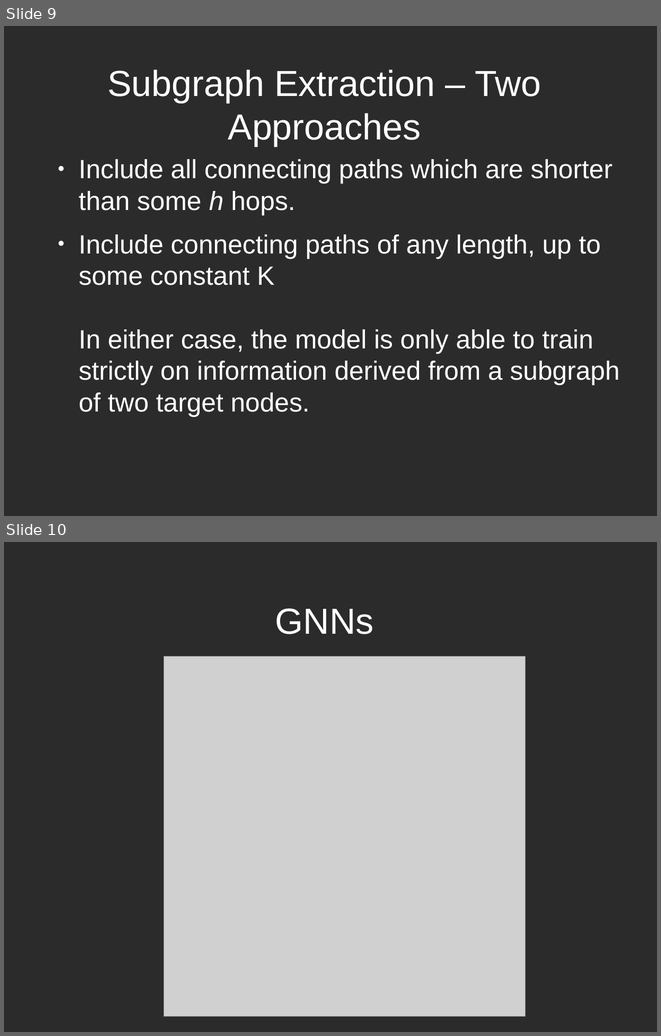
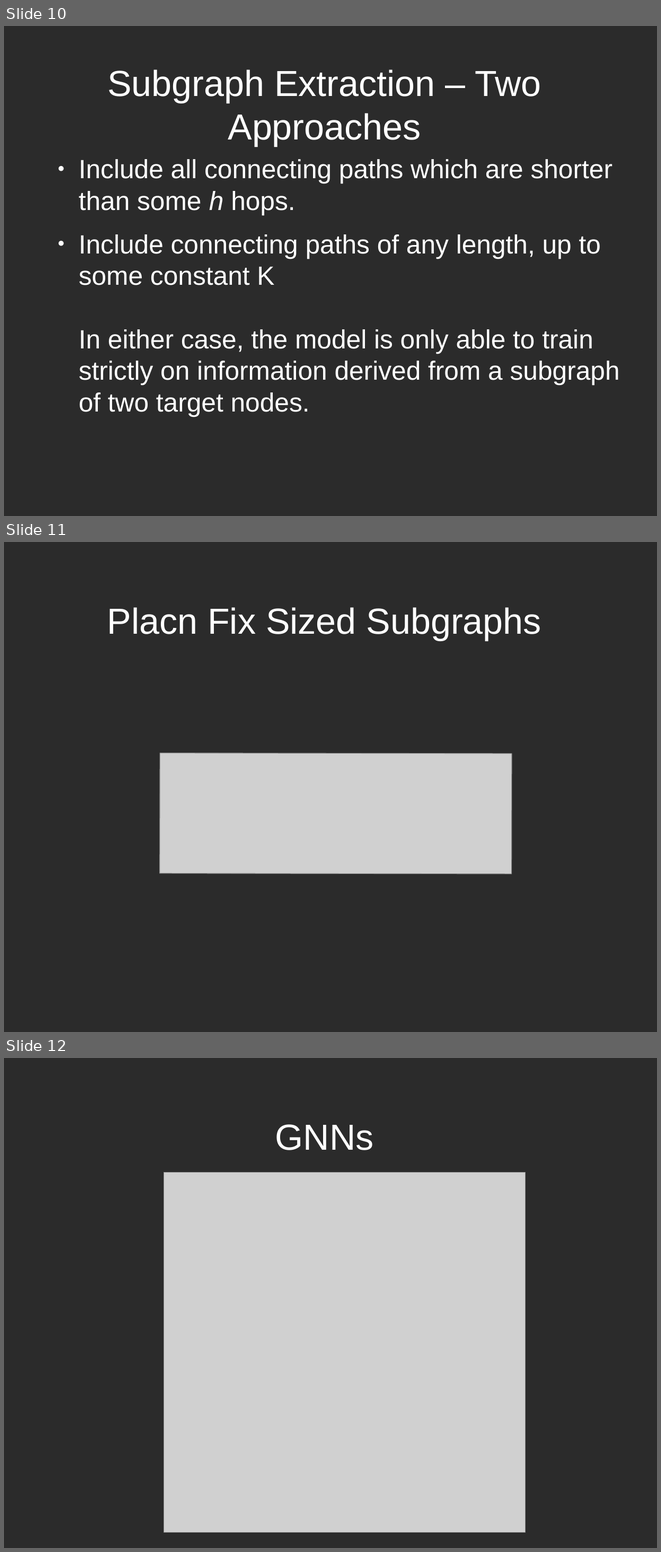
Before and after one commit to jaemuzzin/plagnn, a slide deck: presentation final.odp. Shown one above the other, each under a label of ours: slides 9 and 10 before the commit, slides 10, 11 and 12 after it. The pictures are 661x1036 and 661x1552 pixels, drawn with LibreOffice and Linux fonts; fonts in the diff are those of the drawing; grey boxes stand for pictures; background and template pictures are left out; a plain dark background stands for a picture behind light text. Boxes give left, top, right and bottom in pixels: in the first picture for what was removed or moved away, otherwise in the second. Text is boxed around its words. In the diff, an @@ line names an element or a change of style, - is before the commit and + after.

```diff
--- a/presentation final.odp
+++ b/presentation final.odp
@@ slide 11 added at (4,542,657,1032), background picture (left out) @@
@@ title added at (107,607,541,641), 44 pt, text #FFFFFF @@
+Placn Fix Sized Subgraphs
@@ picture added at (160,752,512,874) @@
@@ what was slide 9 is now slide 10 @@
@@ what was slide 10 is now slide 12 @@
```
Also in this commit, not shown: 4 other slides added.
